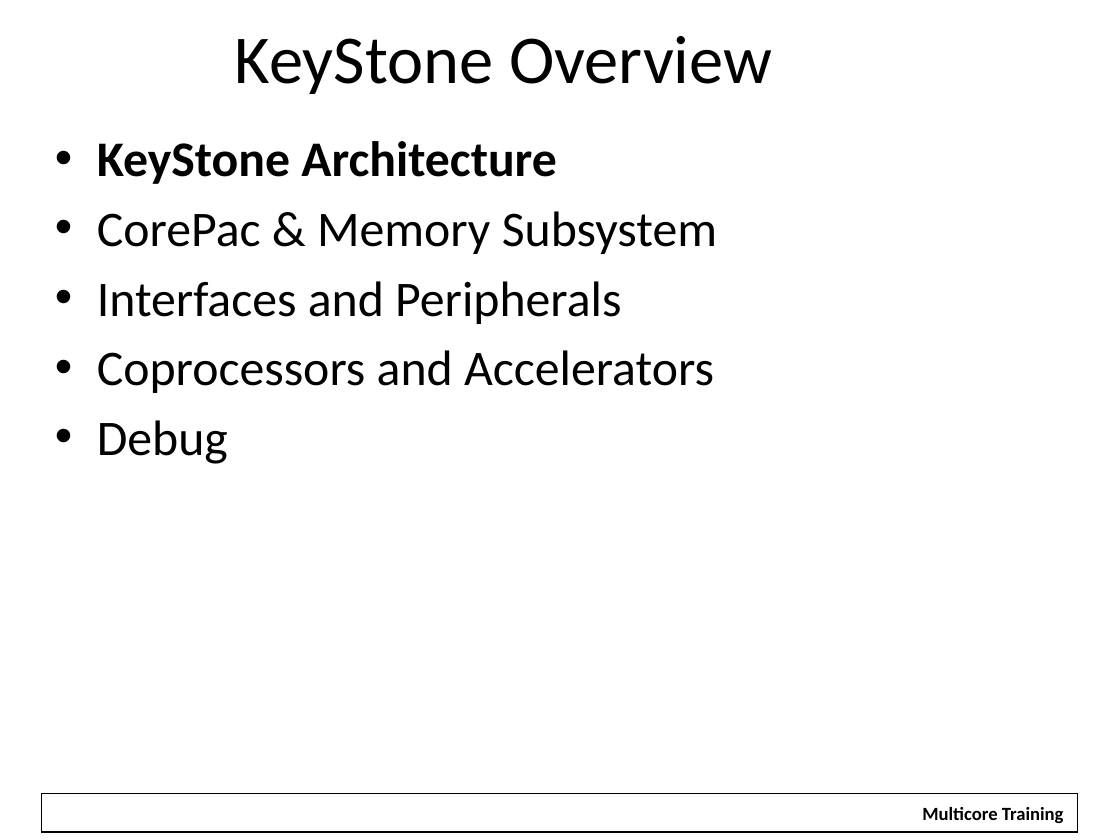
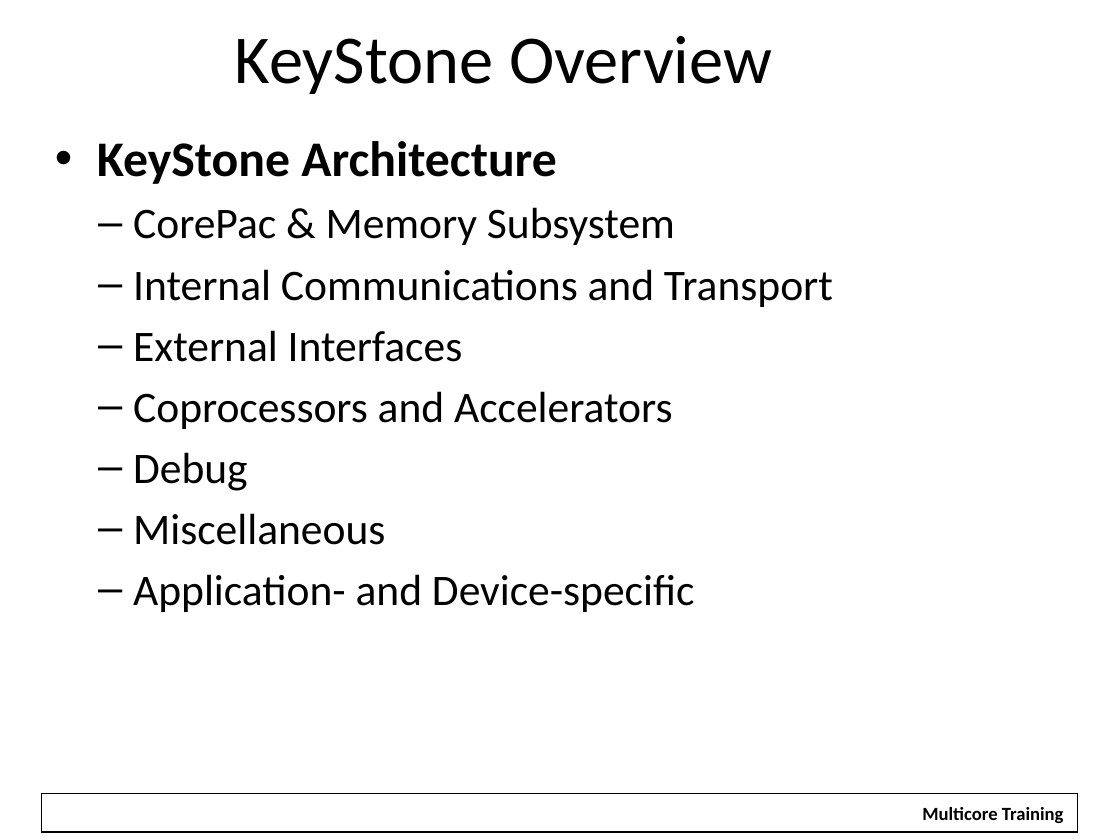
Before and after one commit to hari1989/keystone-workshop, a slide deck: slide 2 of slides/KeyStone Overview.pptx. Drawn at 1120x840 pixels with LibreOffice and Linux fonts; fonts in the diff are those of the drawing; background and template pictures are left out. Boxes give left, top, right and bottom in pixels: in the first picture for what was removed or moved away, otherwise in the second. Text is boxed around its words. In the diff, an @@ line names an element or a change of style, - is before the commit and + after.

Commit message:
Abstracted architecture diagram; builds as each subsystem is introduced Increased diagram font sizes Changed App-specific to Device-specific (labels/text) Incorporated Gauss specification into master architecture flow.

```diff
--- a/slides/KeyStone Overview.pptx
+++ b/slides/KeyStone Overview.pptx
@@ text at (x1=133, y1=207, x2=675, y2=491): size 32 to 28 pt in "CorePac & Memory Subsystem", "Coprocessors and Accelerators", "Debug"; bullet • to –; list level 1 to 2 in "CorePac & Memory Subsystem"; list level 1 to 2 in "Coprocessors and Accelerators"; list level 1 to 2 in "Debug" @@
@@ text at (x1=133, y1=269, x2=833, y2=362): text changed; size 32 to 28 pt @@
-• Interfaces and Peripherals
+  – Internal Communications and Transport
+  – External Interfaces
@@ text at (x1=133, y1=513, x2=694, y2=612): paragraphs added @@
+  – Miscellaneous
+  – Application- and Device-specific
```
Also in this commit, not shown: 30 other slides changed, 1 slide removed.
